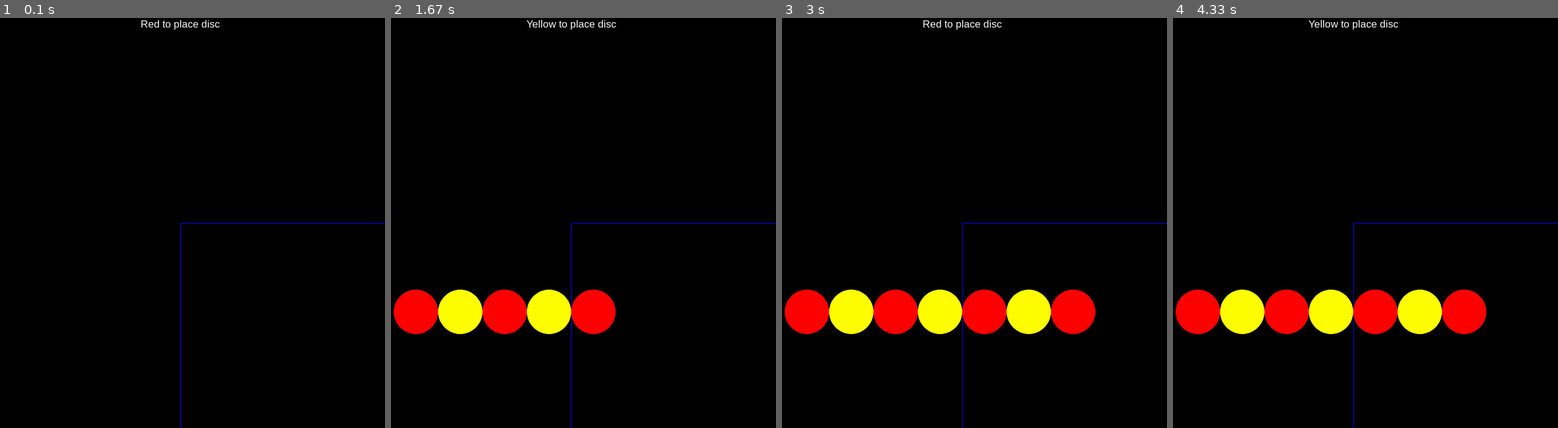
Above: before the commit, frames 1-4 (left to right).
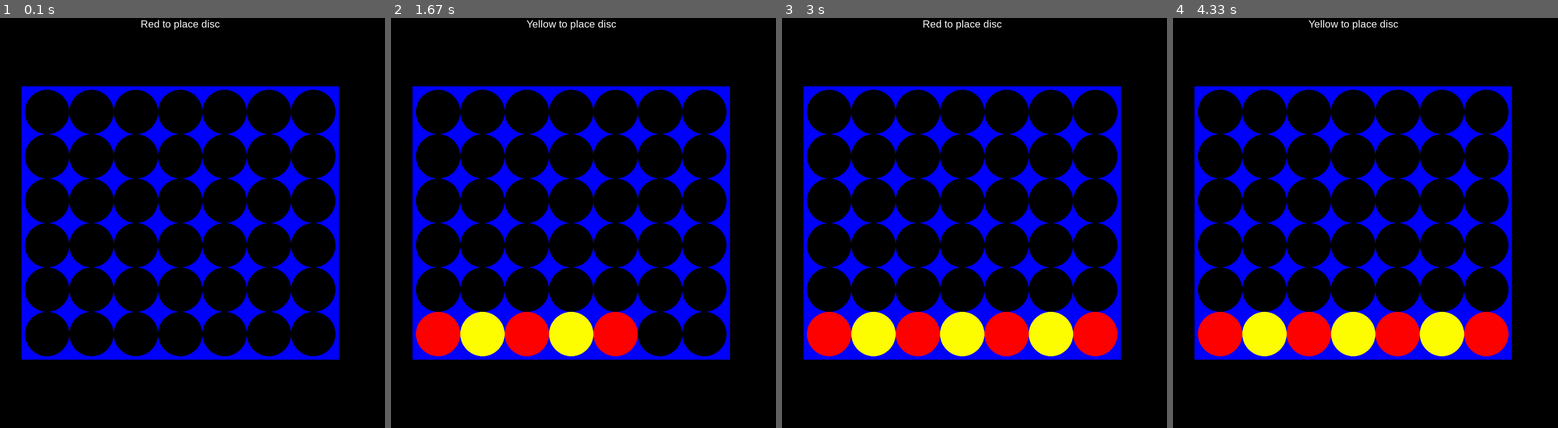
Above: after the commit, the same moments.

Repository: objarni/four-in-a-row-pygame
Game: pygame game, started from src/four_in_a_row.py
Two runs of this game, one before a commit and one after it. Both use one fixed random seed, a clock stepped at 60 frames per second and the inputs below.
Inputs:
- Up to frame 1 (0.1 s): no input
- Up to frame 2 (1.67 s): tap Enter at 0.33, 0.67, 1.07, 1.37, 1.57 s
- Up to frame 3 (3 s): tap Enter at 1.9, 2.2, 2.97 s
- Up to frame 4 (4.33 s): tap Enter at 3.73 s

The runs differ from the first frame. In frame 1, 15% of the frame differs, in the area x 5-100%, y 16-100%; in frame 2, 21%; in frame 3, 23%, in the area x 0-100%, y 16-100%; in frame 4, 23%.

Commit message:
make board look a little more realistic

Diff:
--- a/src/four_in_a_row.py
+++ b/src/four_in_a_row.py
@@ -97,22 +97,25 @@
 def view(model, screen):
     if isinstance(model, GameState):
         screen.fill(Color.BLACK)
-        r = pygame.Rect()
-        r.midtop = CENTER
-        r.width = DISC_SIZE * COLUMNS
-        r.height = DISC_SIZE * HEIGHT
-        pygame.draw.rect(screen, Color.BLUE, r, 2)
+        r = pygame.Rect(0, 0, DISC_SIZE * COLUMNS + 20, DISC_SIZE * ROWS + 20)
+        r.center = CENTER
+        pygame.draw.rect(screen, Color.BLUE, r)
         for (x, y) in all_positions():
             value = model.board[(x, y)]
+            color = Color.BLACK
             if value != EMPTY:
                 color = Color.RED if value == RED else Color.YELLOW
-                x0 = int(WIDTH / 2 - COLUMNS * DISC_SIZE / 2 + x * DISC_SIZE)
-                y0 = int(HEIGHT / 2 - ROWS * DISC_SIZE / 2 + y * DISC_SIZE)
-                pos = (x0, y0)
-                pygame.draw.circle(screen, color, pos, DISC_SIZE // 2, DISC_SIZE // 2)
+            draw_disc(color, screen, x, y)
 
     draw_text(screen, f"{model.whos_turn().title()} to place disc", 30, WIDTH // 2, 0)
     # draw_text(screen, "or [Q] To Quit", 30, WIDTH / 2, (HEIGHT / 2) + 40)
+
+
+def draw_disc(color, screen, x, y):
+    x0 = int(WIDTH / 2 - COLUMNS * DISC_SIZE / 2 + x * DISC_SIZE + DISC_SIZE // 2)
+    y0 = int(HEIGHT / 2 - ROWS * DISC_SIZE / 2 + y * DISC_SIZE + DISC_SIZE // 2)
+    pos = (x0, y0)
+    pygame.draw.circle(screen, color, pos, DISC_SIZE // 2, DISC_SIZE // 2)
 
 
 def draw_text(surf, text, size, x, y):
